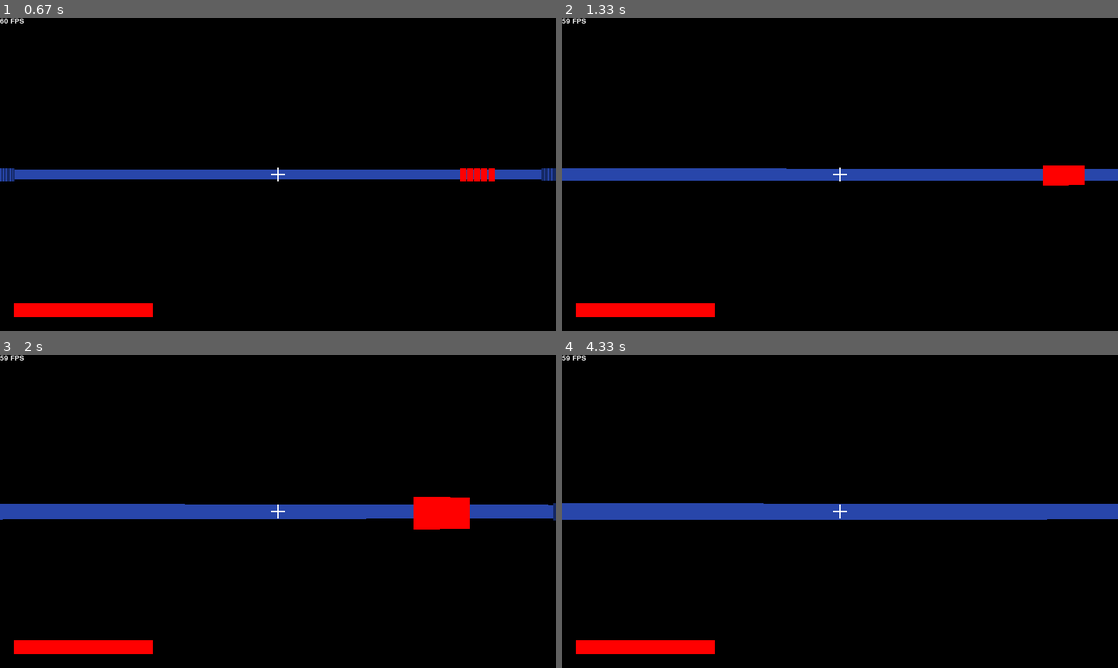
Above: before the commit, frames 1-4 (two rows, left to right).
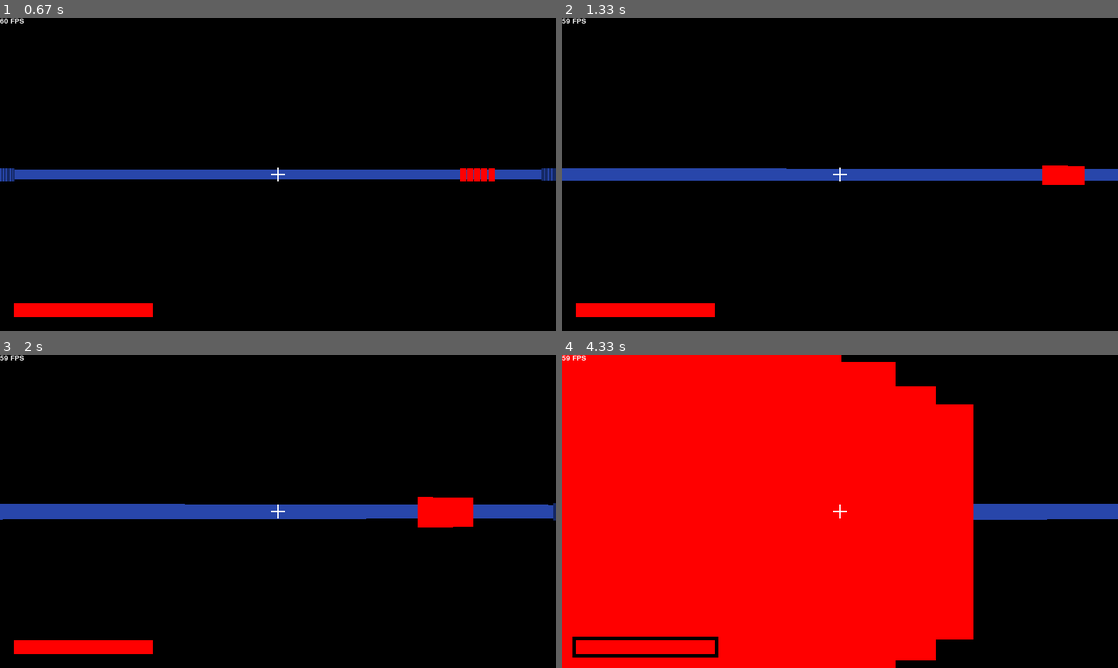
Above: after the commit, the same moments.

Repository: MuhDash73/pygame_fps
Game: pygame game, started from main.py
Two runs of this game, one before a commit and one after it. Both use one fixed random seed, a clock stepped at 60 frames per second and the inputs below.
Inputs:
- Up to frame 1 (0.67 s): tap Space at 0.33 s
- Up to frame 2 (1.33 s): hold Right 0.67-1.13 s; tap Space at 0.73, 1.03, 1.23 s; hold Up from 1.17 s (still down); hold W from 1.17 s (still down)
- Up to frame 3 (2 s): release Up at 1.47 s; release W at 1.47 s; hold Right 1.5-1.97 s; hold D 1.5-1.97 s; tap Space at 1.57, 1.87 s
- Up to frame 4 (4.33 s): hold Left 2-2.53 s; hold A 2-2.53 s; tap Space at 2.07, 2.37, 2.63, 2.97, 3.27, 3.4, 3.8, 4.1 s; hold Down 2.57-2.87 s; hold S 2.57-2.87 s; hold Left 2.9-3.3 s; hold A 2.9-3.3 s; hold Up 3.33-3.7 s; hold W 3.33-3.7 s; hold Right from 3.73 s (still down); hold D from 3.73 s (still down)

Frame 1 is identical in both runs. In frame 2, less than 0.1% of the frame differs, in the area x 86-94%, y 47-54%; in frame 3, 0.2%; in frame 4, 69%, in the area x 0-74%, y 0-100%.

Commit message:
finished health bar

Diff:
--- a/enemy.py
+++ b/enemy.py
@@ -14,7 +14,7 @@
         self.y = y
         self.cords = pygame.math.Vector2(self.x, self.y)
         self.direction = pygame.math.Vector2(0,-1)
-        self.speed = 1
+        self.speed = 0.9
         self.obstacle_sprites = obstacle_sprites
         self.player = player
         self.alive = True
--- a/game.py
+++ b/game.py
@@ -60,7 +60,7 @@
                             elif col == "1":
                                 self.player.start(x, y, self.obstacle_sprites, [self.visible_sprites_playing_test], self.raycastables, self.entity_sprites)
                                 self.raycaster = Raycaster(self.player, self.raycastables)
-                                self.healthbar = HealthBar(self.player, [self.visible_sprites_playing])
+                                self.healthbar = HealthBar(self.player, [self.visible_sprites_playing, self.other_updatable_sprites])
                                 temp_list.append(0)
                                 #print("added player")
                             elif col == "3":
--- a/other_visible_sprites.py
+++ b/other_visible_sprites.py
@@ -15,6 +15,11 @@
         self.image.fill("red")
         self.background = HealthBarBackground(self.rect, 5, groups)
         super().__init__(groups)
+
+    def update(self, others):
+        self.image = pygame.Surface((self.player.hp*2, 20))
+        self.rect = self.image.get_rect(bottomleft = (20, HEIGHT-20))
+        self.image.fill("red")
 
 class HealthBarBackground(pygame.sprite.Sprite):
     def __init__(self, oldrect, increase, groups):
